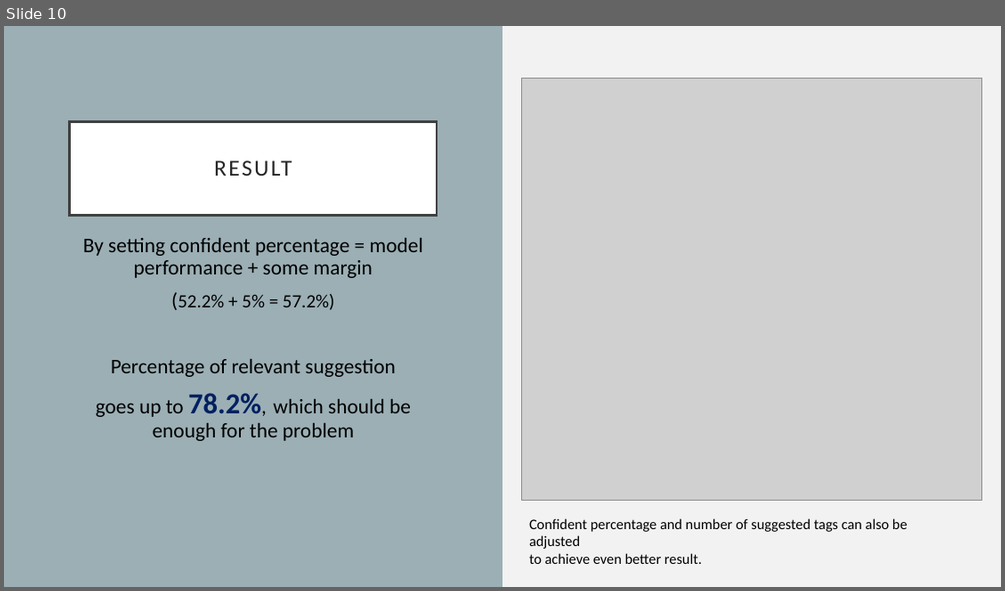
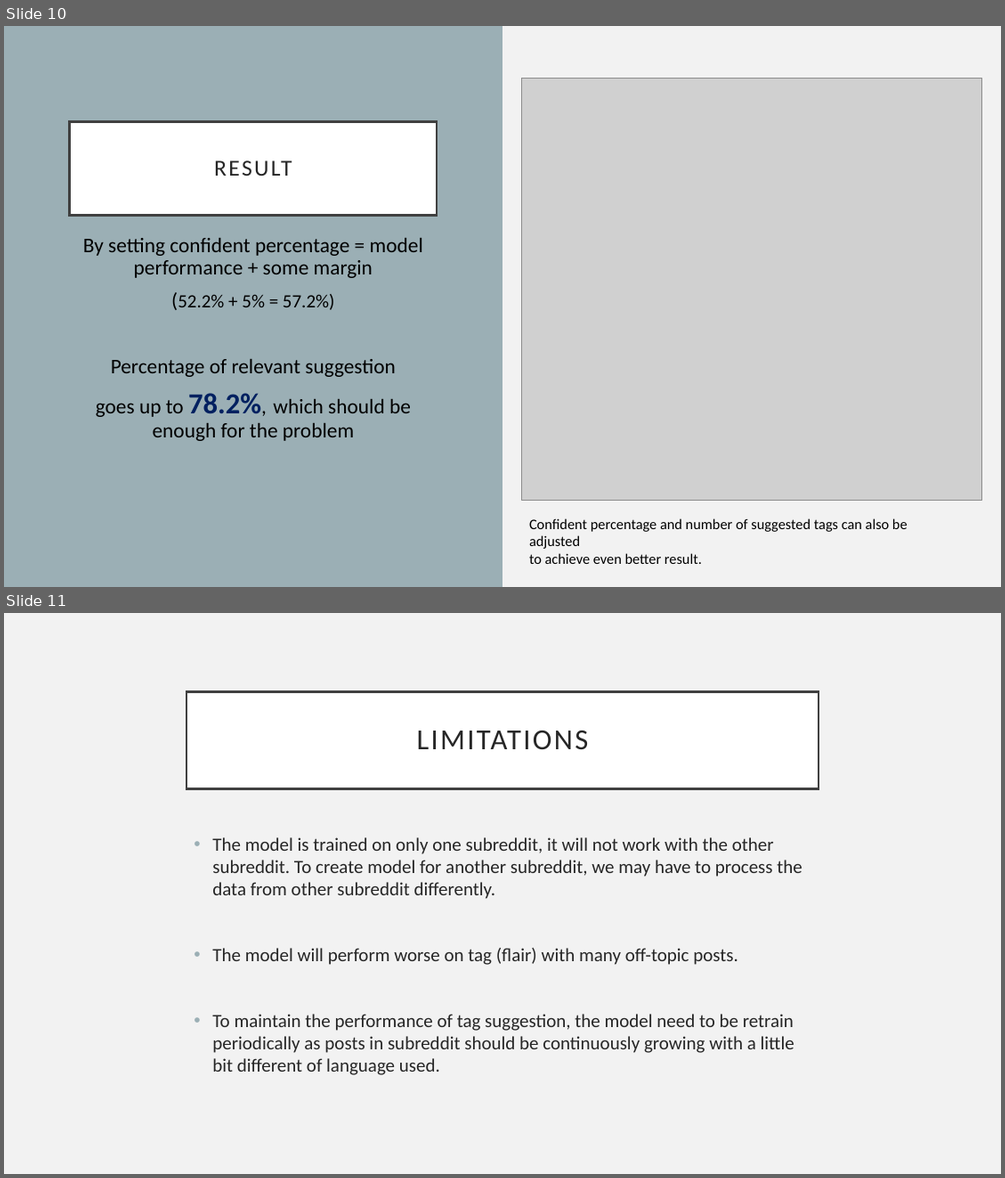
Before and after one commit to wtwwitt/project_3_subreddit_flair_suggestion, a slide deck: presentation/Classification model for subreddit flair suggestion.pptx. Shown one above the other, each under a label of ours: slide 10 before the commit, slides 10 and 11 after it. The pictures are 1005x591 and 1005x1178 pixels, drawn with LibreOffice and Linux fonts; fonts in the diff are those of the drawing; grey boxes stand for pictures. Boxes give left, top, right and bottom in pixels: in the first picture for what was removed or moved away, otherwise in the second. Text is boxed around its words. In the diff, an @@ line names an element or a change of style, - is before the commit and + after.

Commit message:
update limitations

```diff
--- a/presentation/Classification model for subreddit flair suggestion.pptx
+++ b/presentation/Classification model for subreddit flair suggestion.pptx
@@ slide 11 added at (4,613,1001,1174), background #F2F2F2 @@
@@ title added at (186,691,818,788), fill #FFFFFF, outline #404040 2.5 pt, 28 pt, text #262626 @@
+LIMITATIONS
@@ text added at (212,837,801,1075), 18 pt, text #262626 @@
+• The model is trained on only one subreddit, it will not work with the other subreddit. To create model for another subreddit, we may have to process the data from other subreddit differently.
+• The model will perform worse on tag (flair) with many off-topic posts.
+• To maintain the performance of tag suggestion, the model need to be retrain periodically as posts in subreddit should be continuously growing with a little bit different of language used.
```
Also in this commit, not shown: 1 other file.
